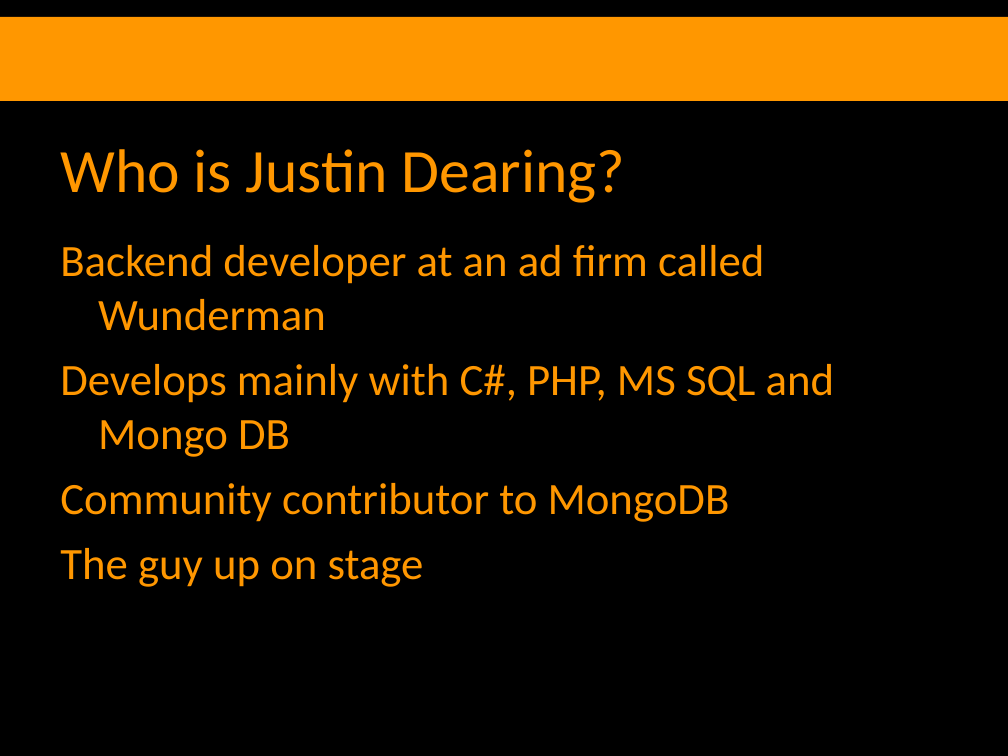
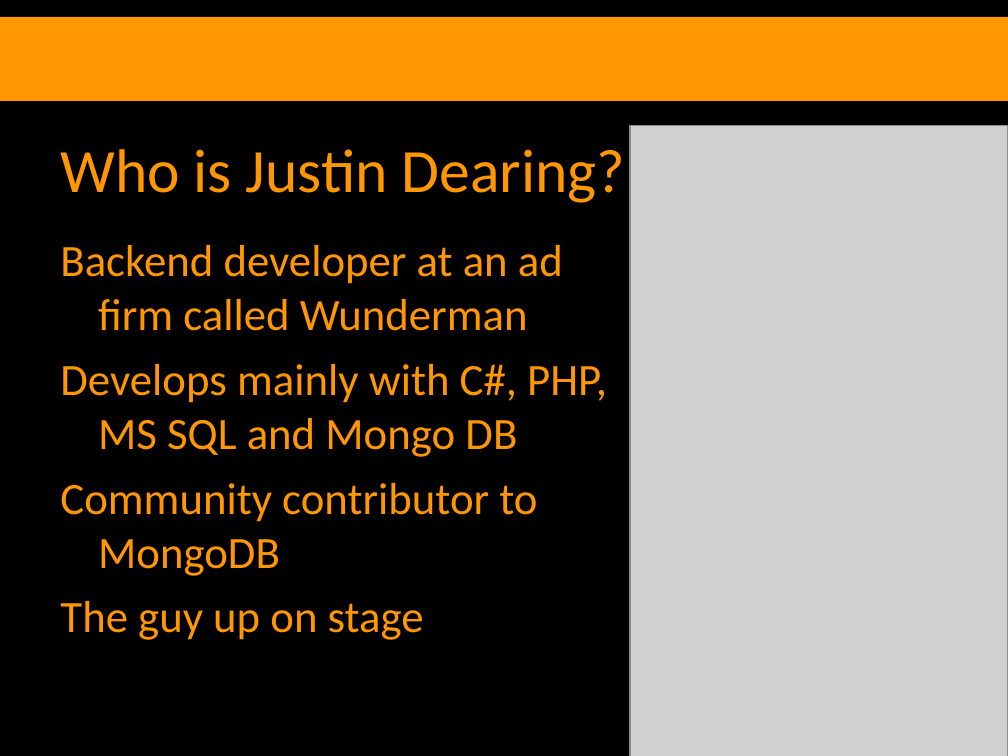
Before and after one commit to zippy1981/CodeCampNYC_Mongo, a slide deck: slide 3 of Slides.ppt. Drawn at 1008x756 pixels with LibreOffice and Linux fonts; fonts in the diff are those of the drawing; grey boxes stand for pictures; background and template pictures are left out. Boxes give left, top, right and bottom in pixels: in the first picture for what was removed or moved away, otherwise in the second. Text is boxed around its words. In the diff, an @@ line names an element or a change of style, - is before the commit and + after.

Commit message:
Tweaked slides.

```diff
--- a/Slides.ppt
+++ b/Slides.ppt
@@ picture added at box(630, 126, 1007, 756) @@
@@ text "Backend developer at an ad ..." at box(60, 245, 607, 640): indent changed @@
```
Also in this commit, not shown: 2 other slides changed, 1 slide added, 1 slide removed.
